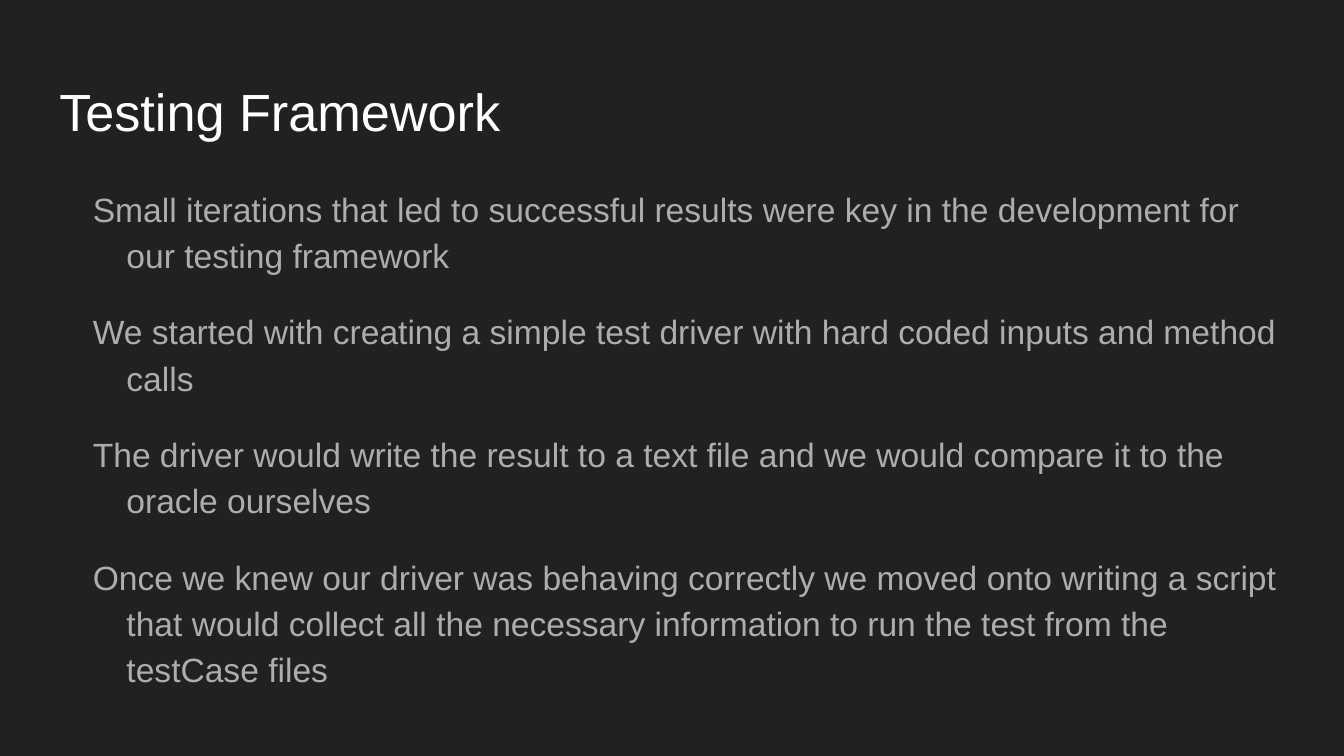
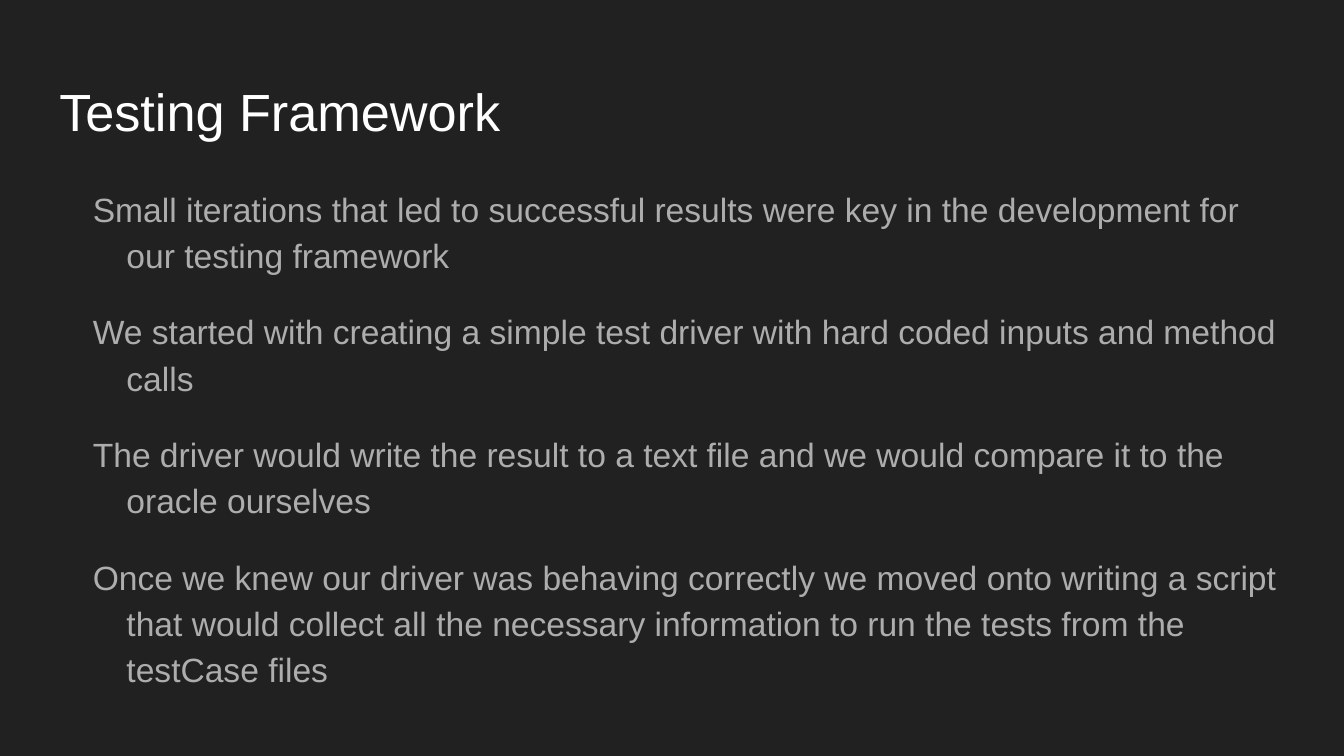
Before and after one commit to CSCI-362-02-2016/Information, a slide deck: slide 8 of Martus.pptx (slide 7 before the commit). Drawn at 1344x756 pixels with LibreOffice and Linux fonts; fonts in the diff are those of the drawing. Boxes give left, top, right and bottom in pixels: in the first picture for what was removed or moved away, otherwise in the second. Text is boxed around its words. In the diff, an @@ line names an element or a change of style, - is before the commit and + after.

Commit message:
add updated powerpoint

```diff
--- a/Martus.pptx
+++ b/Martus.pptx
@@ text at bbox=[93, 565, 1276, 683]: text changed @@
-Once we knew our driver was behaving correctly we moved onto writing a script that would collect all the necessary information to run the test from the testCase files
+Once we knew our driver was behaving correctly we moved onto writing a script that would collect all the necessary information to run the tests from the testCase files
```
Also in this commit, not shown: 5 other slides changed, 2 slides added.
